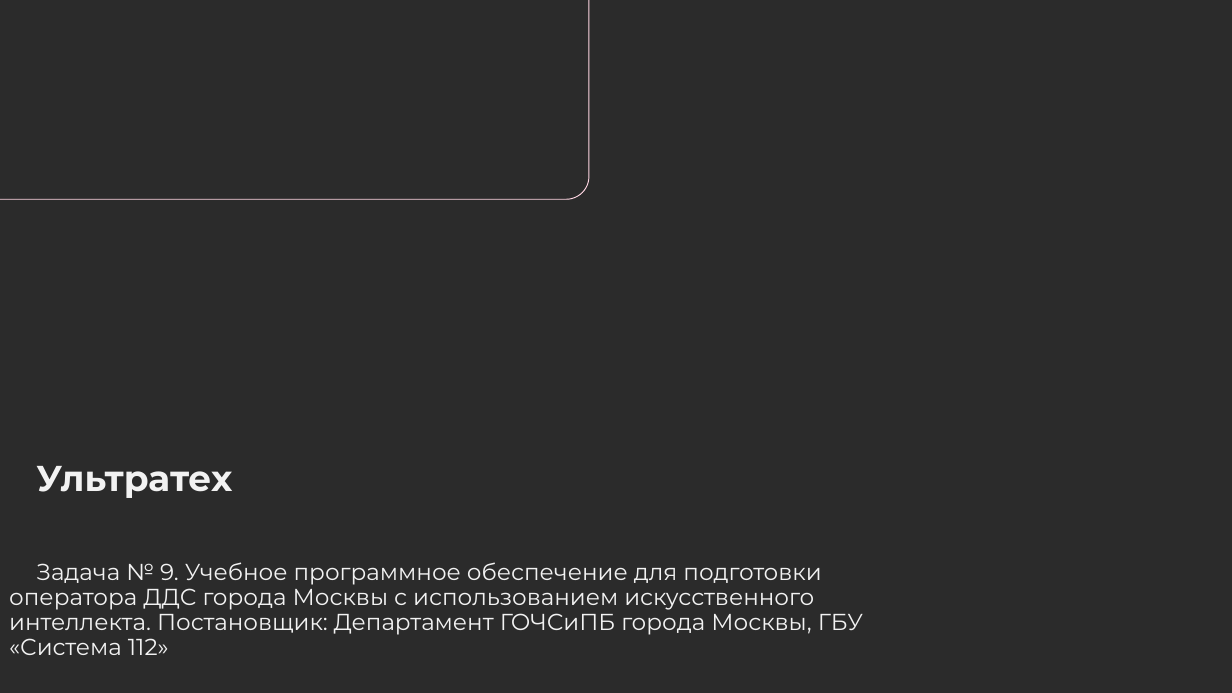
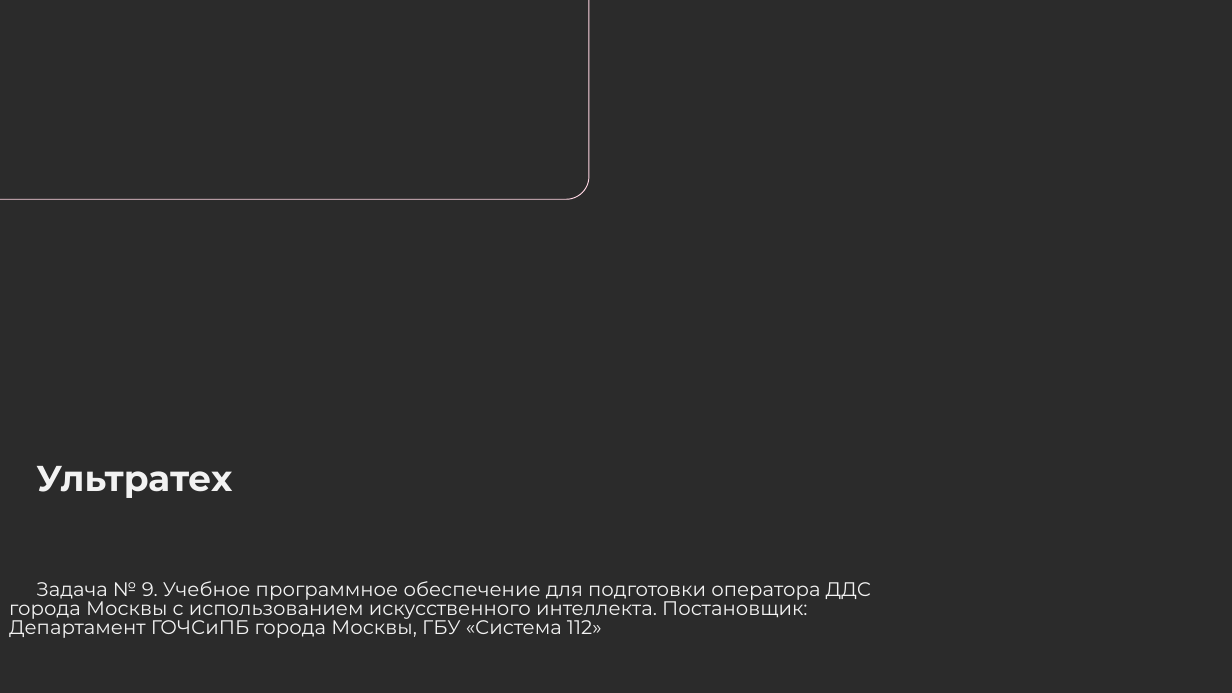
Before and after one commit to Vadik145-beep/lct-112-simulator, a slide deck: slide 1 of docs/presentation/ЛЦТ2026_Ультратех_задача9.pptx. Drawn at 1232x693 pixels with LibreOffice and Linux fonts; fonts in the diff are those of the drawing; background and template pictures are left out; a plain dark background stands for a picture behind light text. Boxes give left, top, right and bottom in pixels: in the first picture for what was removed or moved away, otherwise in the second. Text is boxed around its words. In the diff, an @@ line names an element or a change of style, - is before the commit and + after.

```diff
--- a/docs/presentation/ЛЦТ2026_Ультратех_задача9.pptx
+++ b/docs/presentation/ЛЦТ2026_Ультратех_задача9.pptx
@@ text "Задача № 9. Учебное программное ..." at bbox=[9, 581, 871, 638]: size 18 to 15.3 pt; line spacing 0.9 to 0.8 @@
```
Also in this commit, not shown: 9 other slides changed, 1 other file.
